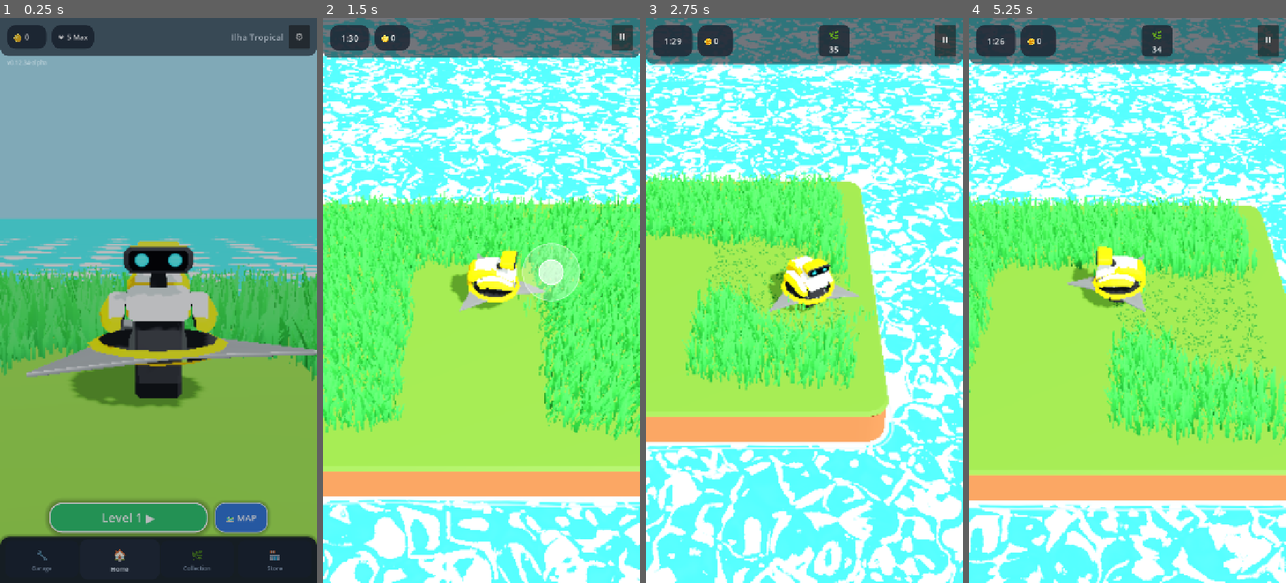
Above: before the commit, frames 1-4 (left to right).
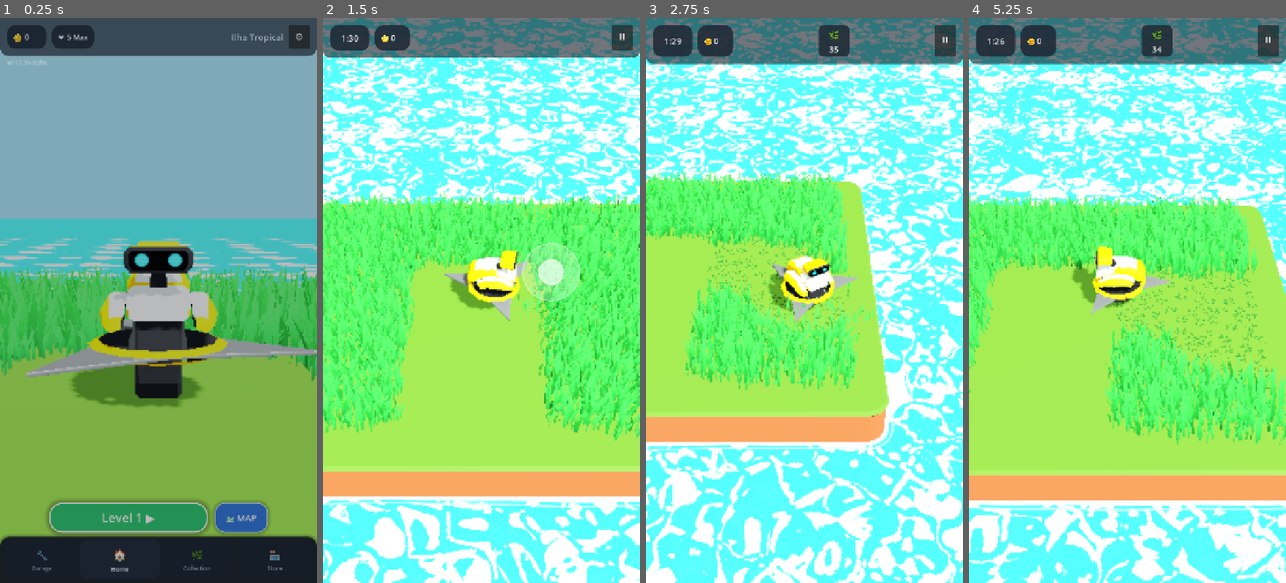
Above: after the commit, the same moments.

Repository: rogerbif/grass-cut-bot
Game: Godot game, scene res://scenes/menu/main_menu.tscn
The game is run twice, just before and just after one commit, with the same random seed, the same clock (stepped at 60 frames per second) and the same inputs.
Inputs (mouse positions are in pixels of both pictures, inside the frame that each line leads up to):
- Up to frame 1 (0.25 s): no input
- Up to frame 2 (1.5 s): click "Level 1 ▶" at 0.5 s; tap Enter at 1.25 s; move the mouse to (551, 272) at 1.27 s; hold Right (ui_right) from 1.28 s (still down); hold Alt from 1.28 s (still down); click (551, 272) at 1.42 s
- Up to frame 3 (2.75 s): release Right (ui_right) at 2 s; release Alt at 2 s; drag from (741, 328) to (788, 413) at 2.02 s
- Up to frame 4 (5.25 s): move the mouse to (1159, 176) at 2.77 s; hold Right (ui_right) 2.78-3.5 s; tap Z at 2.85 s; drag from (1111, 413) to (1032, 215) at 3.52 s; move the mouse to (1222, 385) at 4.27 s; hold Left (ui_left) 4.28-5 s; tap 1 at 4.35 s; drag from (1032, 215) to (1079, 159) at 5.02 s

The runs differ from the first frame. In frame 1, less than 0.1% of the frame differs, in the area x 8-10%, y 7-9%; in frame 2, 0.6%, in the area x 38-71%, y 41-54%; in frame 3, 0.6%; in frame 4, 0.6%.

Commit message:
feat(cutter,veg): recalibracao de hits, rigidez de plantas, tremor e fisica da serra (v0.12.35-alpha)

Diff:
--- a/project.godot
+++ b/project.godot
@@ -11,7 +11,7 @@
 [application]
 
 config/name="Grass Cut Bot"
-config/version="0.12.34-alpha"
+config/version="0.12.35-alpha"
 run/main_scene="res://scenes/menu/main_menu.tscn"
 config/features=PackedStringArray("4.7", "Mobile")
 boot_splash/image="uid://3pegaomvcdut"
--- a/scripts/core/game_version.gd
+++ b/scripts/core/game_version.gd
@@ -7,7 +7,7 @@
 
 const MAJOR: int = 0
 const MINOR: int = 12
-const PATCH: int = 34
+const PATCH: int = 35
 const STAGE: String = "ALPHA" # "PRE-ALPHA", "ALPHA", "BETA", "RC", "RELEASE"
 const BUILD_TYPE: String = "dev" # "dev", "nightly", "public"
 
--- a/scripts/cutter/cutter.gd
+++ b/scripts/cutter/cutter.gd
@@ -3,9 +3,9 @@
 @export var base_speed: float = 3.25
 @export var acceleration: float = 24.0
 @export var friction: float = 18.0
-@export var rotation_speed: float = 1200.0 # Graus por segundo de rotação da serra em velocidade máxima (em movimento)
+@export var rotation_speed: float = 600.0 # Graus por segundo de rotação da serra em velocidade máxima (em movimento)
 @export var idle_rotation_speed: float = 90.0 # Graus por segundo de rotação suave da serra quando parado (marcha lenta)
-@export var knockback_force: float = 9.5 # Arremesso ampliado ao colidir a lâmina com rochas
+@export var knockback_force: float = 4.75 # Afastamento/ricochete calibrado ao colidir a lâmina com rochas
 
 @export_group("Procedural Motion")
 @export var max_pitch_deg: float = 6.0         # Inclinação máxima para frente/trás (graus)
@@ -438,6 +438,10 @@
 		# Aplica atrito durante o recuo
 		velocity = velocity.move_toward(Vector3.ZERO, friction * 2.0 * delta)
 		move_and_slide()
+		if vegetation_grid != null and is_instance_valid(vegetation_grid) and vegetation_grid.has_method("resolve_rigid_plant_collision"):
+			var col_result: Dictionary = vegetation_grid.call("resolve_rigid_plant_collision", global_position, velocity, 0.30, 0.18)
+			global_position = col_result["position"]
+			velocity = col_result["velocity"]
 		_process_procedural_motion(delta, target_speed)
 		_check_obstacle_collisions()
 		_update_shader_globals()
@@ -467,6 +471,11 @@
 	_process_procedural_motion(delta, target_speed)
 
 	move_and_slide()
+	if vegetation_grid != null and is_instance_valid(vegetation_grid) and vegetation_grid.has_method("resolve_rigid_plant_collision"):
+		var col_result: Dictionary = vegetation_grid.call("resolve_rigid_plant_collision", global_position, velocity, 0.30, 0.18)
+		global_position = col_result["position"]
+		velocity = col_result["velocity"]
+
 	if AudioManager != null and GameManager != null and GameManager.current_state == GameManager.GameState.PLAYING:
 		var speed_ratio: float = velocity.length() / maxf(1.0, _cached_cutter_speed)
 		AudioManager.update_engine_speed(speed_ratio)
@@ -669,10 +678,10 @@
 
 func _trigger_obstacle_shock(normal: Vector3, spark_pos: Vector3 = Vector3.ZERO) -> void:
 	is_stunned = true
-	stun_timer = 0.24 # Duração estendida do choque para absorver o recuo
-	_shock_cooldown = 0.32 # Cooldown defensivo para evitar múltiplos choques consecutivos
-	velocity = normal * knockback_force # Força aumentada (9.5 m/s) para arremessar o robô para longe
-	shock_compression = -0.07 # Afundamento elástico pronunciado da suspensão
+	stun_timer = 0.18 # Duração do choque calibrada com o afastamento reduzido
+	_shock_cooldown = 0.25 # Cooldown defensivo para evitar múltiplos choques consecutivos
+	velocity = normal * knockback_force # Força calibrada (4.75 m/s) para afastamento curto
+	shock_compression = -0.045 # Afundamento elástico proporcional da suspensão
 
 	# Dispara expressão brava com olhos vermelhos e faíscas elétricas
 	if robot_eyes:
--- a/scripts/plants/plant.gd
+++ b/scripts/plants/plant.gd
@@ -21,6 +21,7 @@
 
 var health: int = 1
 var is_cut: bool = false
+var _last_hit_time: float = -10.0
 
 @onready var visual_mesh: Node3D = $VisualMesh
 @onready var area: Area3D = $Area3D
@@ -86,6 +87,11 @@
 func cut(power: int) -> void:
 	if is_cut:
 		return
+
+	var now_sec: float = float(Time.get_ticks_msec()) * 0.001
+	if max_health > 1 and (now_sec - _last_hit_time) < 1.0:
+		return
+	_last_hit_time = now_sec
 
 	health -= power
 	if health <= 0:
--- a/scripts/plants/vegetation_grid.gd
+++ b/scripts/plants/vegetation_grid.gd
@@ -59,7 +59,7 @@
 
 const GRID_STEP: float = 0.40
 const TUFT_HIT_RADIUS_BONUS: float = 0.0
-const MULTI_HIT_COOLDOWN_SEC: float = 0.22
+const MULTI_HIT_COOLDOWN_SEC: float = 1.0
 const HIDDEN_TRANSFORM: Transform3D = Transform3D(
 	Basis(Vector3(0.0001, 0.0, 0.0), Vector3(0.0, 0.0001, 0.0), Vector3(0.0, 0.0, 0.0001)),
 	Vector3(0.0, -50.0, 0.0)
@@ -92,6 +92,7 @@
 var _last_hit_time: PackedFloat32Array = PackedFloat32Array()
 var _plant_keys: PackedStringArray = PackedStringArray()
 var _particle_colors: PackedColorArray = PackedColorArray()
+var _actively_shaking_tufts: PackedInt32Array = PackedInt32Array()
 
 # Mapeamento do tufo para a célula lógica de 0.40m
 var _tuft_logical_cell: PackedInt32Array = PackedInt32Array()
@@ -282,6 +283,7 @@
 	_last_hit_time.clear()
 	_plant_keys.clear()
 	_particle_colors.clear()
+	_actively_shaking_tufts.clear()
 	_tuft_logical_cell.clear()
 	_cell_remaining_tufts.clear()
 	_cell_keys.clear()
@@ -1203,8 +1205,18 @@
 	return Color(0.25, 0.75, 0.3, 1.0)
 
 
+func _get_game_manager() -> Node:
+	if not is_inside_tree():
+		return null
+	var tree: SceneTree = get_tree()
+	if tree == null or tree.root == null:
+		return null
+	return tree.root.get_node_or_null("GameManager")
+
+
 func cut_in_circle(center: Vector3, blade_radius: float, power: int) -> void:
-	if GameManager != null and GameManager.current_state != GameManager.GameState.PLAYING:
+	var gm: Node = _get_game_manager()
+	if gm != null and int(gm.get("current_state")) != 1:
 		return
 
 	# Pinta a trilha contínua da serra no solo
@@ -1220,6 +1232,7 @@
 
 	var now_sec: float = float(Time.get_ticks_msec()) * 0.001
 	var particles_spawned_this_frame: int = 0
+	var new_shaking_tufts: PackedInt32Array = PackedInt32Array()
 
 	for cx: int in range(min_cx, max_cx + 1):
 		for cz: int in range(min_cz, max_cz + 1):
@@ -1239,6 +1252,19 @@
 					continue
 
 				if now_sec - _last_hit_time[p_idx] < MULTI_HIT_COOLDOWN_SEC:
+					# Enquanto a serra estiver em contato antes de fechar o tempo de 1s, treme sutilmente a planta resistente
+					if _max_health[p_idx] > 1 and _is_cut[p_idx] == 0 and _health[p_idx] > 0:
+						var jitter_amp: float = 0.022
+						var jitter_x: float = sin(now_sec * 65.0 + float(p_idx) * 13.0) * jitter_amp
+						var jitter_z: float = cos(now_sec * 65.0 + float(p_idx) * 17.0) * jitter_amp
+						var mmi_idx: int = _mmi_indices[p_idx]
+						var inst_idx: int = _instance_indices[p_idx]
+						var mm: MultiMesh = _veg_multimeshes[mmi_idx]
+						if mm != null:
+							var init_xform: Transform3D = _initial_transforms[p_idx]
+							var shake_xform: Transform3D = Transform3D(init_xform.basis, init_xform.origin + Vector3(jitter_x, 0.0, jitter_z))
+							mm.set_instance_transform(inst_idx, shake_xform)
+							new_shaking_tufts.append(p_idx)
 					continue
 
 				_last_hit_time[p_idx] = now_sec
@@ -1270,38 +1296,38 @@
 					var p_key: String = _plant_keys[p_idx]
 					if p_key == "wheat":
 						_remaining_physical_wheat = maxi(0, _remaining_physical_wheat - 1)
-						if GameManager != null:
-							GameManager.register_cut("wheat", 3, p_pos)
+						if gm != null:
+							gm.call("register_cut", "wheat", 3, p_pos)
 					elif p_key.begins_with("flower"):
 						_remaining_physical_flower = maxi(0, _remaining_physical_flower - 1)
-						if GameManager != null:
-							GameManager.register_cut(p_key, 5, p_pos)
+						if gm != null:
+							gm.call("register_cut", p_key, 5, p_pos)
 					else:
 						# Qualquer tipo/cor de grama
 						_remaining_physical_grass = maxi(0, _remaining_physical_grass - 1)
 						_grass_cut_accumulator += 1
 						if _grass_cut_accumulator >= 10:
 							_grass_cut_accumulator -= 10
-							if GameManager != null:
-								GameManager.register_cut("grass", 1, p_pos)
+							if gm != null:
+								gm.call("register_cut", "grass", 1, p_pos)
 						elif _remaining_physical_grass <= 0 and _grass_cut_accumulator > 0:
 							_grass_cut_accumulator = 0
-							if GameManager != null and _get_remaining_goal_safe("grass") > 0:
-								GameManager.register_cut("grass", 1, p_pos)
+							if gm != null and _get_remaining_goal_safe("grass") > 0:
+								gm.call("register_cut", "grass", 1, p_pos)
 
 					# Proteção anti-trava por categoria independente:
 					if _remaining_physical_wheat <= 0 and _get_remaining_goal_safe("wheat") > 0:
-						if GameManager != null:
+						if gm != null:
 							while _get_remaining_goal_safe("wheat") > 0:
-								GameManager.register_cut("wheat", 3, Vector3.ZERO)
+								gm.call("register_cut", "wheat", 3, Vector3.ZERO)
 					if _remaining_physical_flower <= 0 and _get_remaining_goal_safe("flower") > 0:
-						if GameManager != null:
+						if gm != null:
 							while _get_remaining_goal_safe("flower") > 0:
-								GameManager.register_cut("flower", 5, Vector3.ZERO)
+								gm.call("register_cut", "flower", 5, Vector3.ZERO)
 					if _remaining_physical_grass <= 0 and _get_remaining_goal_safe("grass") > 0:
-						if GameManager != null:
+						if gm != null:
 							while _get_remaining_goal_safe("grass") > 0:
-								GameManager.register_cut("grass", 1, Vector3.ZERO)
+								gm.call("register_cut", "grass", 1, Vector3.ZERO)
 				else:
 					if mm != null:
 						var p_key: String = _plant_keys[p_idx]
@@ -1319,6 +1345,12 @@
 					if tree != null:
 						tree.create_timer(0.08).timeout.connect(_restore_plant_transform.bind(p_idx))
 
+	# Restaura qualquer tufo que estava tremendo no frame anterior mas não está mais em contato
+	for old_p_idx: int in _actively_shaking_tufts:
+		if not new_shaking_tufts.has(old_p_idx):
+			_restore_plant_transform(old_p_idx)
+	_actively_shaking_tufts = new_shaking_tufts
+
 
 func _restore_plant_transform(p_idx: int) -> void:
 	if p_idx < 0 or p_idx >= _positions.size():
@@ -1329,6 +1361,53 @@
 		var mm: MultiMesh = _veg_multimeshes[mmi_idx]
 		if mm != null:
 			mm.set_instance_transform(inst_idx, _initial_transforms[p_idx])
+
+
+## Resolve a colisão física contra plantas rígidas (> 1 vida vivas) para impedir que o cortador as atravesse.
+func resolve_rigid_plant_collision(cutter_pos: Vector3, cutter_vel: Vector3, body_radius: float, plant_radius: float = 0.18) -> Dictionary:
+	var total_radius: float = body_radius + plant_radius
+	var total_radius_sq: float = total_radius * total_radius
+	var min_cx: int = floori((cutter_pos.x - total_radius) / GRID_STEP)
+	var max_cx: int = ceili((cutter_pos.x + total_radius) / GRID_STEP)
+	var min_cz: int = floori((cutter_pos.z - total_radius) / GRID_STEP)
+	var max_cz: int = ceili((cutter_pos.z + total_radius) / GRID_STEP)
+
+	var resolved_pos: Vector3 = cutter_pos
+	var resolved_vel: Vector3 = cutter_vel
+
+	for cx: int in range(min_cx, max_cx + 1):
+		for cz: int in range(min_cz, max_cz + 1):
+			var cell_key: Vector2i = Vector2i(cx, cz)
+			if not _grid.has(cell_key):
+				continue
+			var bucket: PackedInt32Array = _grid[cell_key] as PackedInt32Array
+			for i: int in range(bucket.size()):
+				var p_idx: int = bucket[i]
+				if _max_health[p_idx] <= 1 or _is_cut[p_idx] == 1 or _health[p_idx] <= 0:
+					continue
+
+				var p_pos: Vector3 = _positions[p_idx]
+				var dx: float = resolved_pos.x - p_pos.x
+				var dz: float = resolved_pos.z - p_pos.z
+				var dist_sq: float = dx * dx + dz * dz
+
+				if dist_sq < total_radius_sq and dist_sq > 0.000001:
+					var dist: float = sqrt(dist_sq)
+					var norm_x: float = dx / dist
+					var norm_z: float = dz / dist
+					var penetration: float = total_radius - dist
+
+					resolved_pos.x += norm_x * penetration
+					resolved_pos.z += norm_z * penetration
+
+					var norm3: Vector3 = Vector3(norm_x, 0.0, norm_z)
+					if resolved_vel.dot(-norm3) > 0.0:
+						resolved_vel = resolved_vel.slide(norm3)
+
+	return {
+		"position": resolved_pos,
+		"velocity": resolved_vel
+	}
 
 
 func _spawn_cut_particles_at(world_pos: Vector3, col: Color) -> void:
@@ -1431,14 +1510,20 @@
 
 
 static func _get_remaining_goal_safe(p_type: String) -> int:
-	if GameManager == null:
+	var tree: SceneTree = Engine.get_main_loop() as SceneTree
+	if tree == null or tree.root == null:
 		return 0
-	if GameManager.has_method("get_remaining_goal"):
-		return GameManager.get_remaining_goal(p_type)
-	var g_val: Variant = GameManager.goals.get(p_type, null)
-	if g_val is Dictionary:
-		var gd: Dictionary = g_val as Dictionary
-		return maxi(0, int(gd.get("target", 0)) - int(gd.get("current", 0)))
-	elif g_val is int:
-		return maxi(0, int(g_val))
+	var gm: Node = tree.root.get_node_or_null("GameManager")
+	if gm == null:
+		return 0
+	if gm.has_method("get_remaining_goal"):
+		return int(gm.call("get_remaining_goal", p_type))
+	var goals_dict: Variant = gm.get("goals")
+	if goals_dict is Dictionary:
+		var g_val: Variant = (goals_dict as Dictionary).get(p_type, null)
+		if g_val is Dictionary:
+			var gd: Dictionary = g_val as Dictionary
+			return maxi(0, int(gd.get("target", 0)) - int(gd.get("current", 0)))
+		elif g_val is int:
+			return maxi(0, int(g_val))
 	return 0
Not shown, changed: export_presets.cfg
Not shown, changed: docs/02_entidades_e_mecanicas/SISTEMA_DE_VEGETACAO.md
Not shown, changed: docs/02_entidades_e_mecanicas/SISTEMA_DO_CORTADOR.md
Not shown, added: docs/historico_melhorias/111_recalibracao_hits_rigidez_e_fisica_cutter.md
Not shown, changed: docs/historico_melhorias/INDICE_MELHORIAS.md
